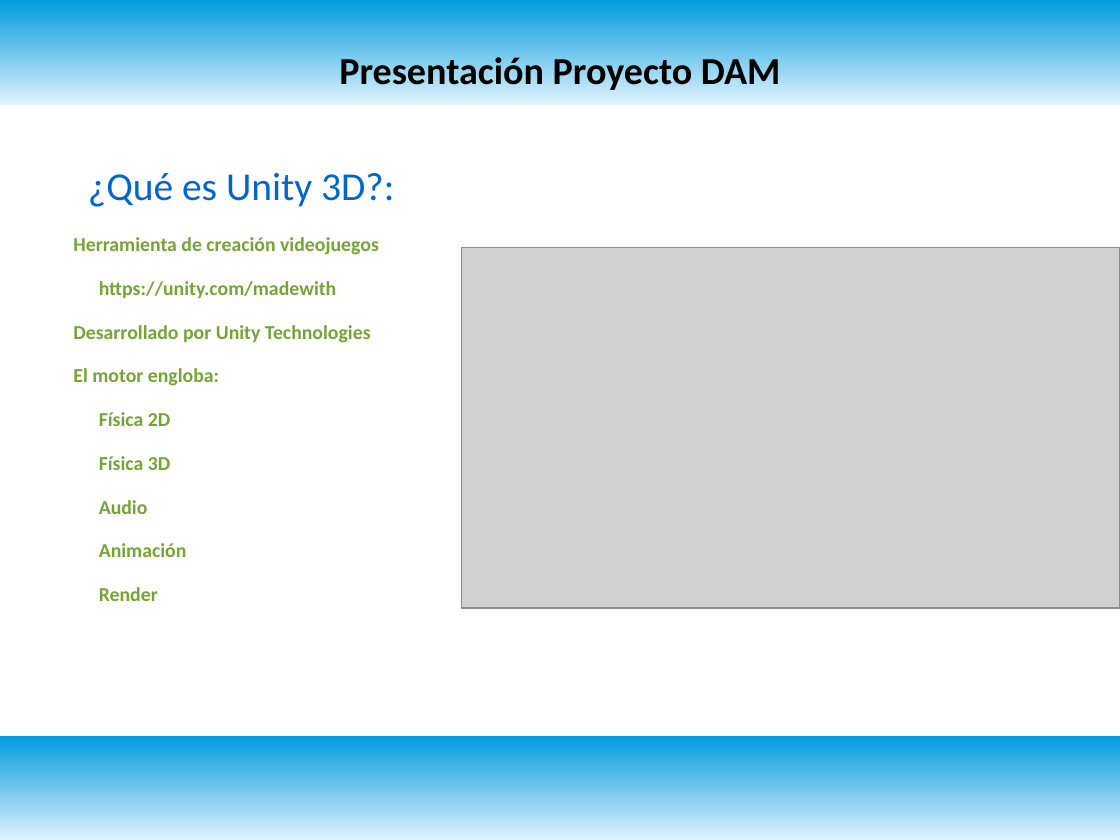
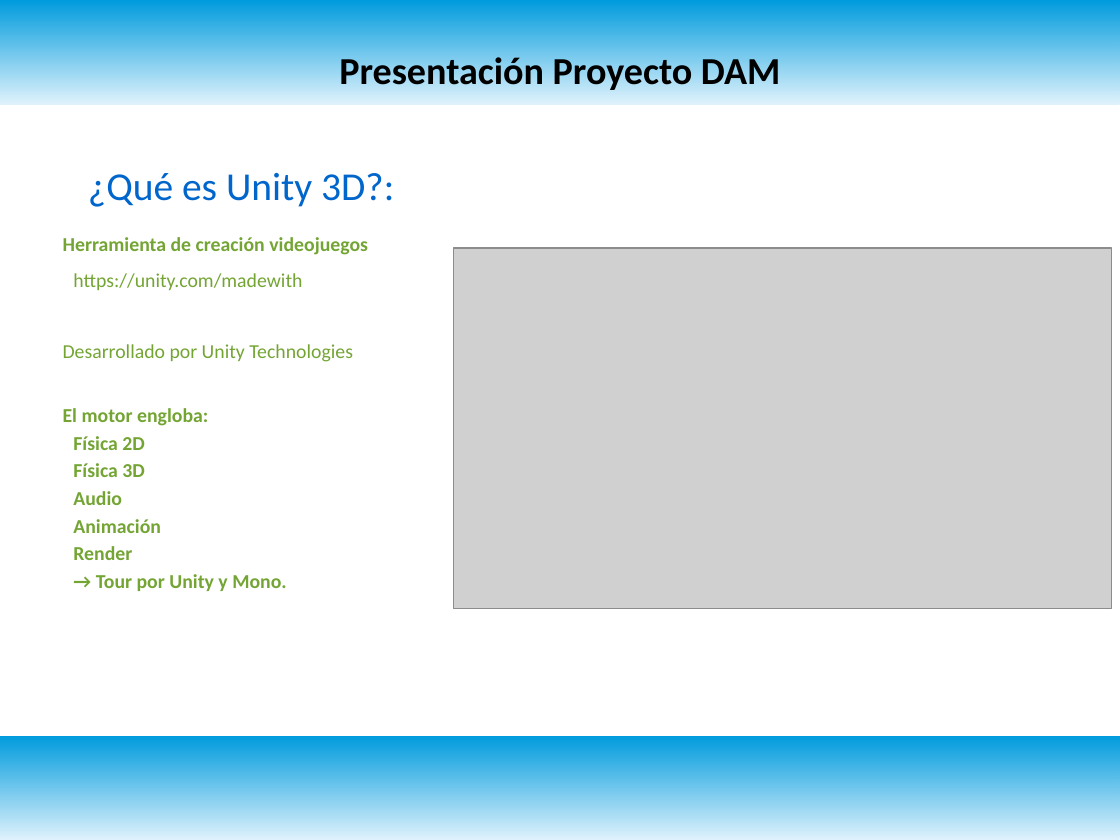
Before and after one commit to hectorgomezarino/ProyectoDAM, a slide deck: slide 4 of PresentaciónProyecto.odp (slide 3 before the commit). Drawn at 1120x840 pixels with LibreOffice and Linux fonts; fonts in the diff are those of the drawing; grey boxes stand for pictures. Boxes give left, top, right and bottom in pixels: in the first picture for what was removed or moved away, otherwise in the second. Text is boxed around its words. In the diff, an @@ line names an element or a change of style, - is before the commit and + after.

```diff
--- a/PresentaciónProyecto.odp
+++ b/PresentaciónProyecto.odp
@@ text at box(63, 237, 368, 560): bold off in "https://unity.com/madewith", "Desarrollado por Unity Technologies"; indent changed; less space between paragraphs @@
@@ picture: place and size @@
-picture at box(461, 248, 1120, 609)
+picture at box(453, 248, 1112, 609)
@@ text at box(96, 574, 286, 591): paragraph added @@
+→ Tour por Unity y Mono.
```
Also in this commit, not shown: 2 other slides changed, 5 slides added, 1 other file.
